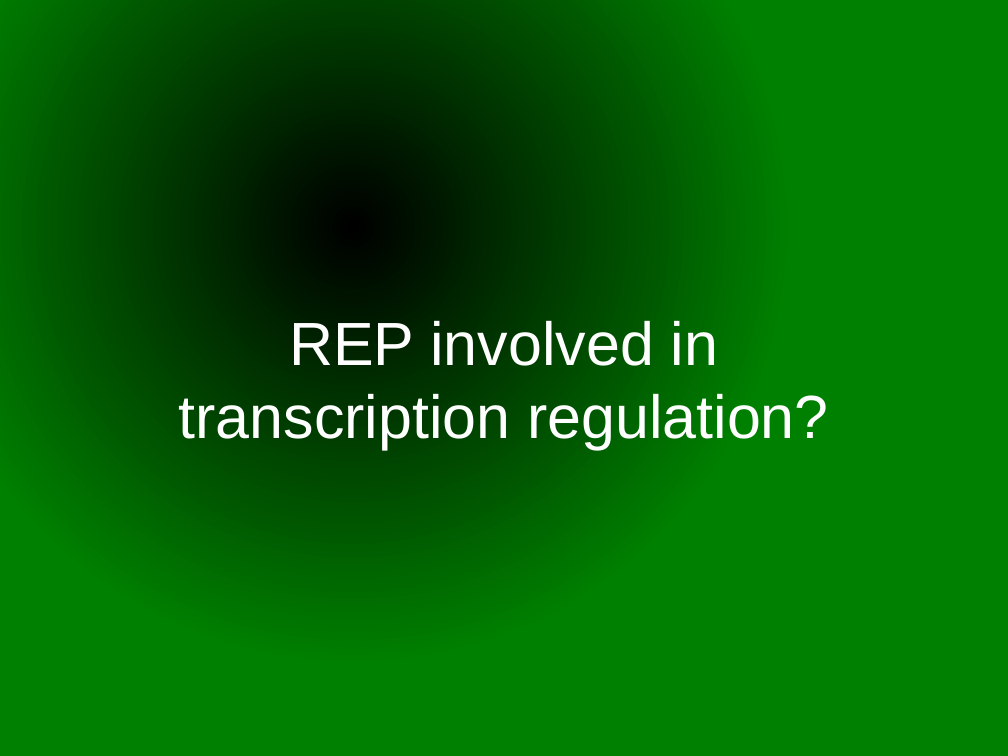
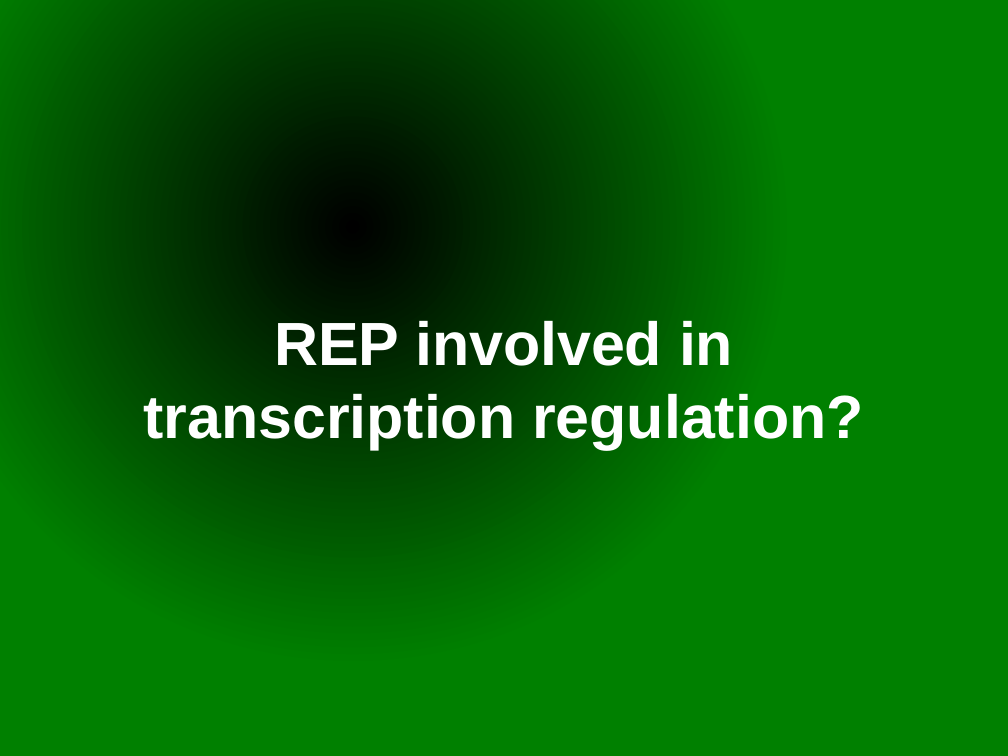
Before and after one commit to mesmeraf/stage_M2, a slide deck: slide 1 of presentations/presentation_labo_03-19.odp. Drawn at 1008x756 pixels with LibreOffice and Linux fonts; fonts in the diff are those of the drawing. Boxes give left, top, right and bottom in pixels: in the first picture for what was removed or moved away, otherwise in the second. Text is boxed around its words. In the diff, an @@ line names an element or a change of style, - is before the commit and + after.

```diff
--- a/presentations/presentation_labo_03-19.odp
+++ b/presentations/presentation_labo_03-19.odp
@@ subtitle "REP involved in" at bbox=[143, 317, 863, 450]: bold on @@
```
Also in this commit, not shown: 14 other slides changed, 3 slides added, 1 slide removed, 8 other files.
